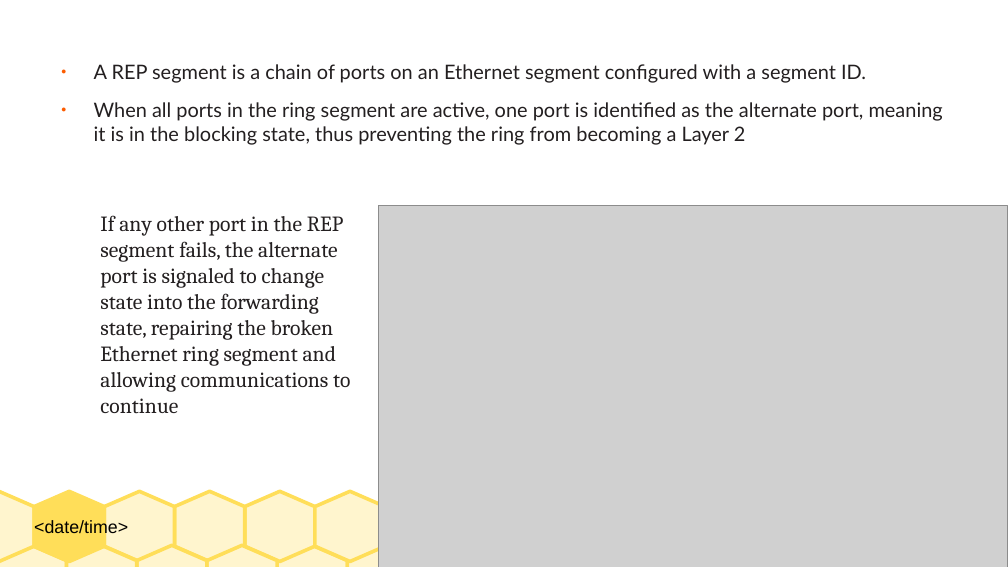
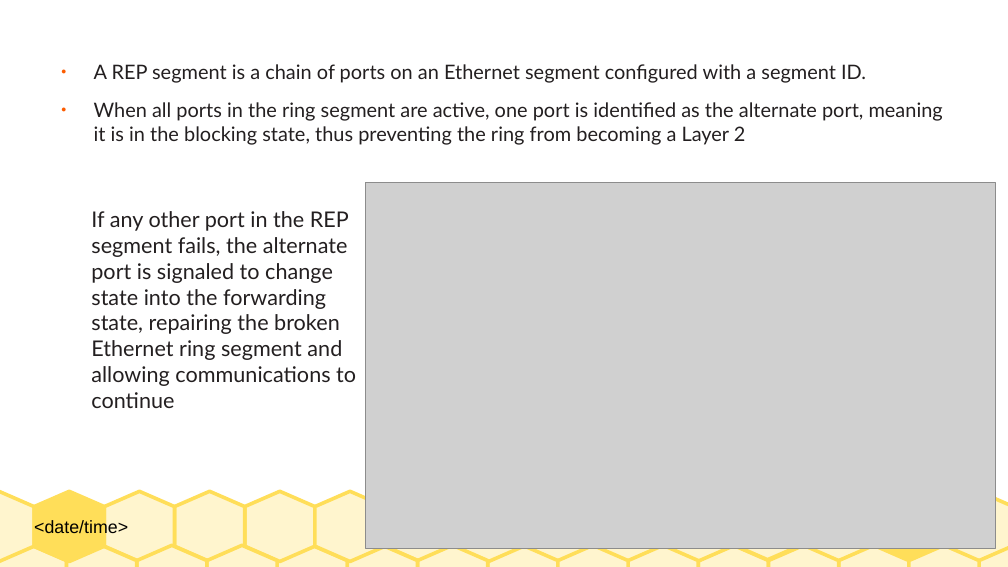
Before and after one commit to Dihfahsih1/Masters-Software-Engineering, a slide deck: slide 15 of yr-sem1/IoT/Chapter-9-slides.odp (slide 18 before the commit). Drawn at 1008x567 pixels with LibreOffice and Linux fonts; fonts in the diff are those of the drawing; grey boxes stand for pictures. Boxes give left, top, right and bottom in pixels: in the first picture for what was removed or moved away, otherwise in the second. Text is boxed around its words. In the diff, an @@ line names an element or a change of style, - is before the commit and + after.

```diff
--- a/yr-sem1/IoT/Chapter-9-slides.odp
+++ b/yr-sem1/IoT/Chapter-9-slides.odp
@@ text "If any other port in ..." at [91,211,356,408]: font Cambria to Lato @@
@@ picture: place and size @@
-picture at [379,206,1008,567]
+picture at [366,183,996,549]
@@ group added at [385,489,944,562]: 8 freeform shapes @@
```
Also in this commit, not shown: 6 other slides changed, 21 slides added, 4 slides removed, 1 other file.
